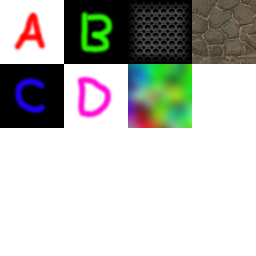
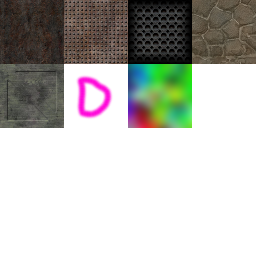
Comparing the layer stacks of the two w=256, h=256 images. Changes:
added layer "Pasted Layer#4" above "Pasted Layer#3" over left=0, top=64, right=64, bottom=128
added layer "Pasted Layer#3" above "Pasted Layer#2" over left=64, top=0, right=128, bottom=64
added layer "Pasted Layer#2" above "New Layer" over left=0, top=0, right=64, bottom=64
